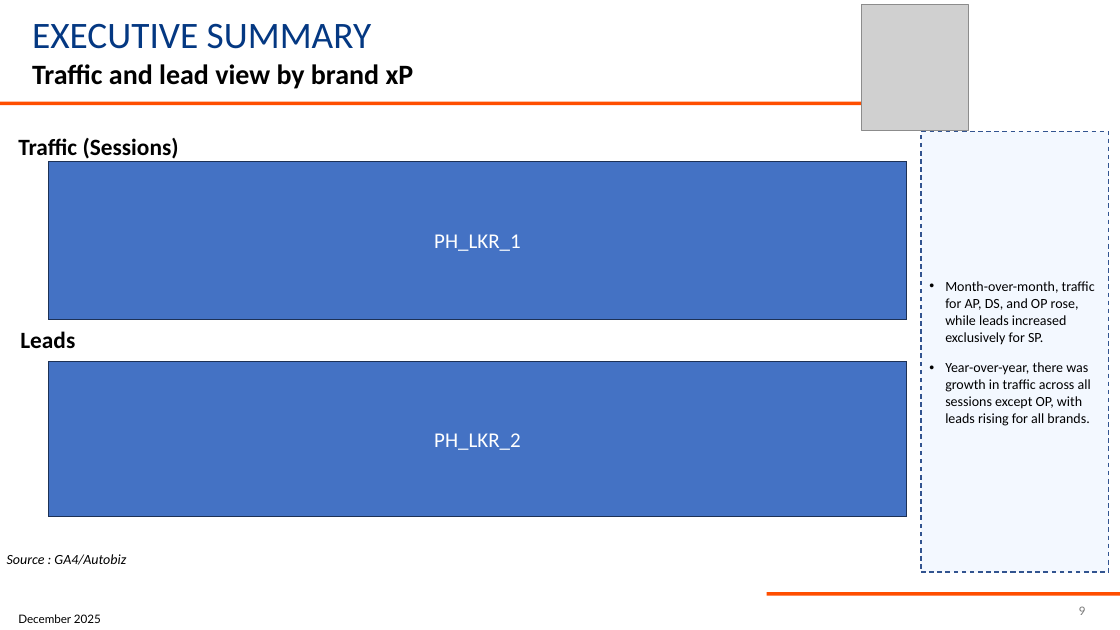
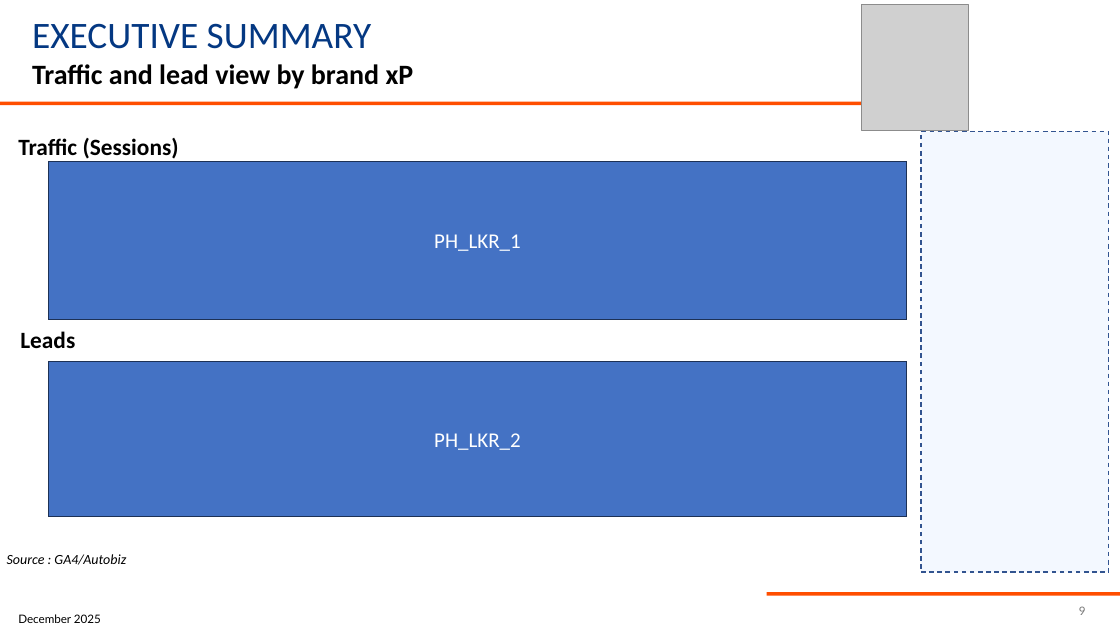
Before and after one commit to SafiatouM/auto-dash, a slide deck: slide 9 of app/FR_Monthly template.pptx. Drawn at 1120x630 pixels with LibreOffice and Linux fonts; fonts in the diff are those of the drawing; grey boxes stand for pictures; background and template pictures are left out. Boxes give left, top, right and bottom in pixels: in the first picture for what was removed or moved away, otherwise in the second. Text is boxed around its words. In the diff, an @@ line names an element or a change of style, - is before the commit and + after.

```diff
--- a/app/FR_Monthly template.pptx
+++ b/app/FR_Monthly template.pptx
@@ text in rectangle at bbox=[945, 281, 1095, 426]: text removed @@
-• Month-over-month, traffic for AP, DS, and OP rose, while leads increased exclusively for SP.
-• Year-over-year, there was growth in traffic across all sessions except OP, with leads rising for all brands.
```
Also in this commit, not shown: 3 other slides changed, 1 other file.
